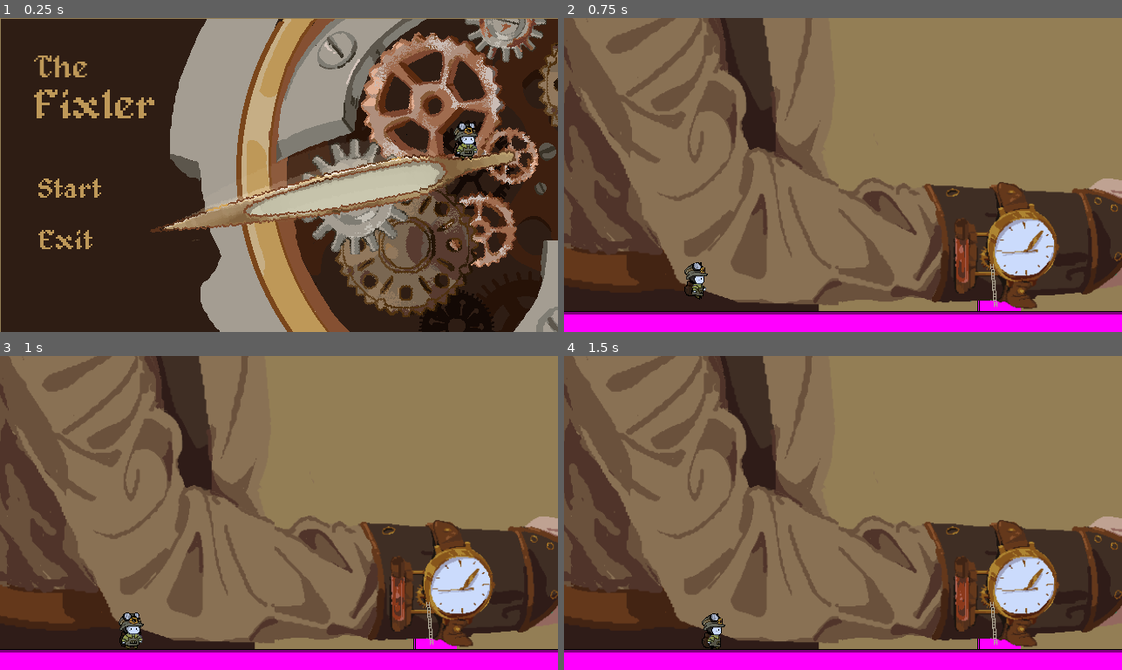
Above: before the commit, frames 1-4 (two rows, left to right).
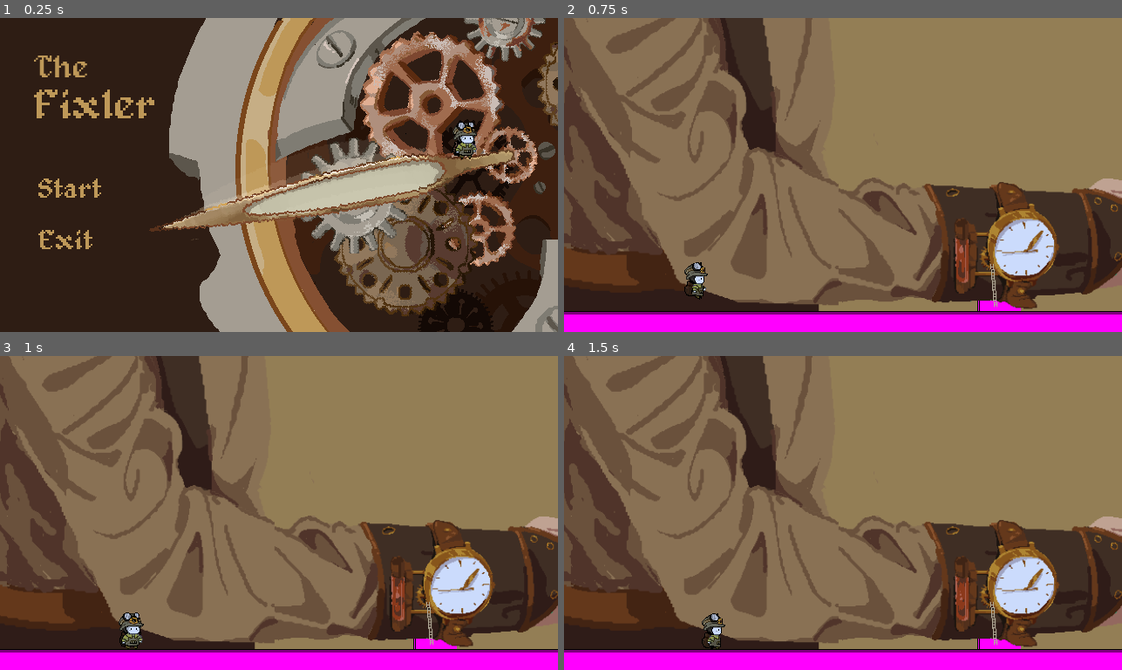
Above: after the commit, the same moments.

Repository: Tarnest/meow-meow-gj
Game: Godot game, scene res://scenes/start/start.tscn
The game is run twice, just before and just after one commit, with the same random seed, the same clock (stepped at 60 frames per second) and the same inputs.
Inputs (mouse positions are in pixels of both pictures, inside the frame that each line leads up to):
- Up to frame 1 (0.25 s): no input
- Up to frame 2 (0.75 s): click "Start" at 0.5 s
- Up to frame 3 (1 s): no input
- Up to frame 4 (1.5 s): tap Enter at 1.25 s; move the mouse to (965, 497) at 1.27 s; hold Right (move_right) from 1.28 s (still down); tap E (interact) at 1.35 s

The runs differ from the first frame. In frame 1, 10% of the frame differs, in the area x 0-100%, y 0-100%; in frame 2, nothing differs; in frame 3, nothing differs; in frame 4, nothing differs.

Commit message:
moved start screen to cover background

Diff:
--- a/scenes/start/start.tscn
+++ b/scenes/start/start.tscn
@@ -105,6 +105,6 @@
 
 [node name="AnimatedSprite2D" type="AnimatedSprite2D" parent="." unique_id=1502997940]
 texture_filter = 1
-position = Vector2(321, 181)
+position = Vector2(320, 180)
 sprite_frames = SubResource("SpriteFrames_0stv2")
 animation = &"start"
